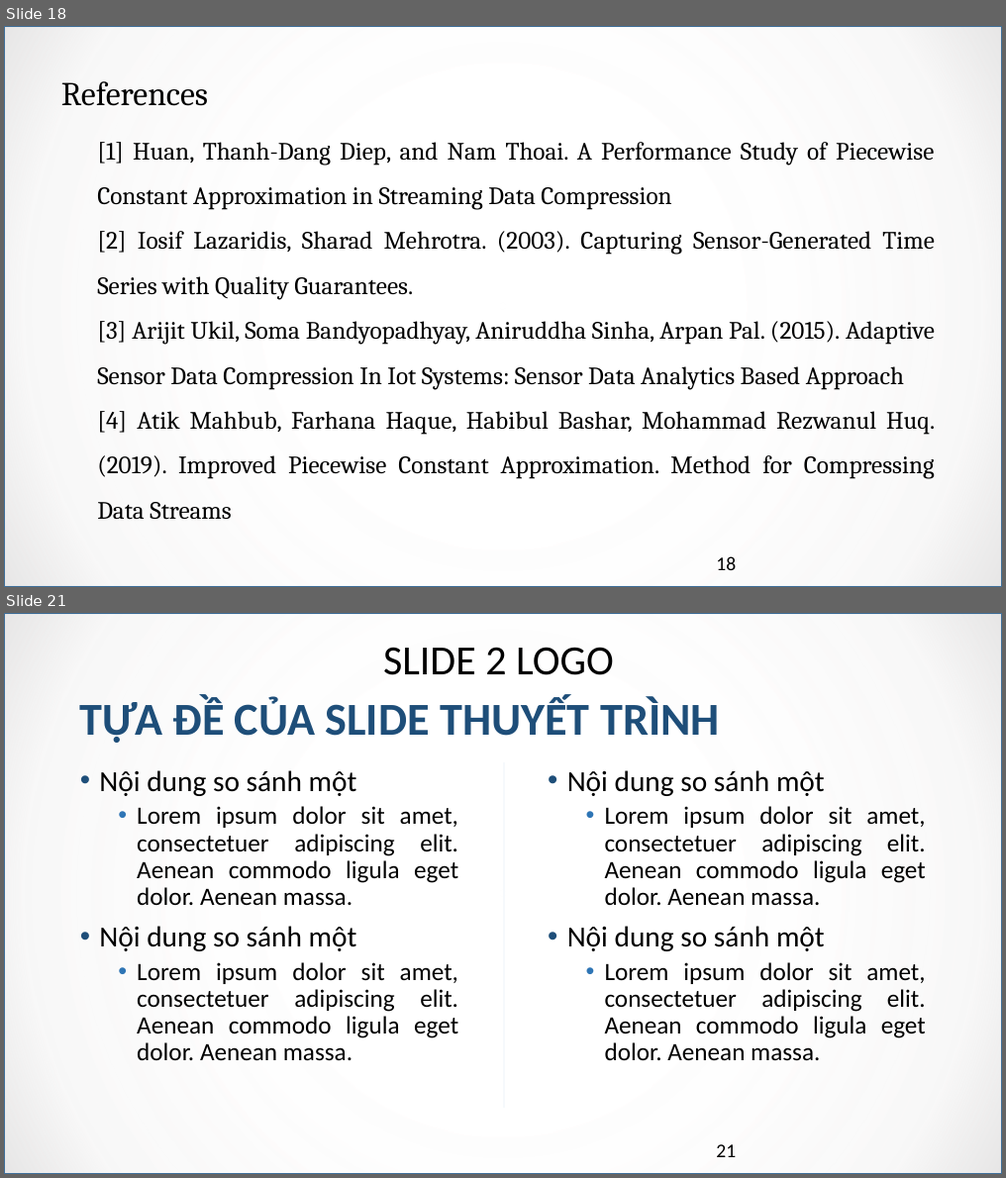
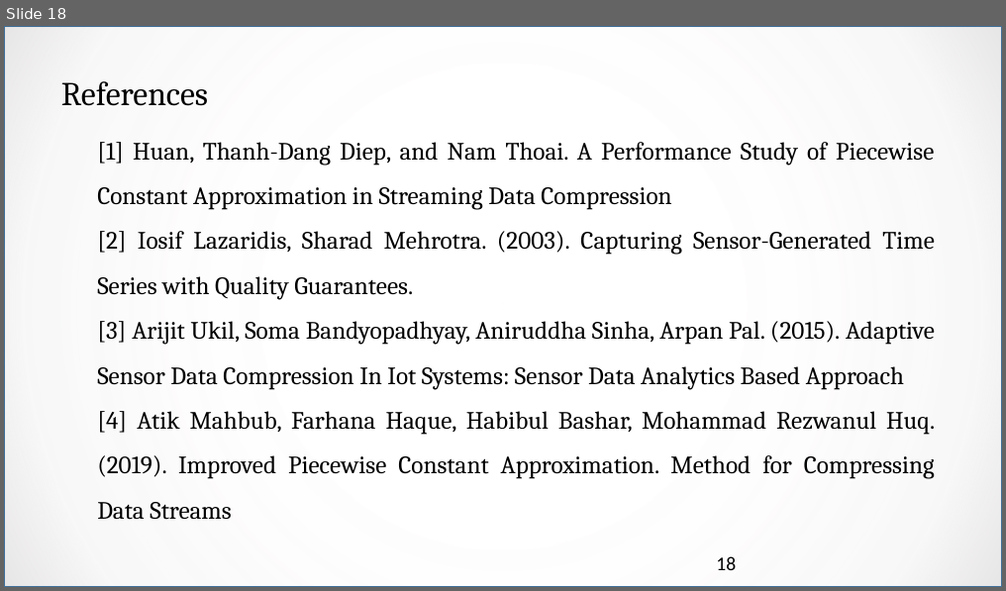
Before and after one commit to AlanPhan04/Multidisciplinary-Project, a slide deck: Midterm Seminar.pptx. Shown one above the other, each under a label of ours: slides 18 and 21 before the commit, slide 18 after it; the slides between them are not shown. The pictures are 1006x1178 and 1006x591 pixels, drawn with LibreOffice and Linux fonts; fonts in the diff are those of the drawing; background and template pictures are left out. Boxes give left, top, right and bottom in pixels: in the first picture for what was removed or moved away, otherwise in the second. Text is boxed around its words. In the diff, an @@ line names an element or a change of style, - is before the commit and + after.

```diff
--- a/Midterm Seminar.pptx
+++ b/Midterm Seminar.pptx
@@ slide 21 removed at (4,613,1002,1174), background picture (left out); not listed: 1 template element that a slide beside it also shows @@
@@ text removed at (383,647,614,675) @@
-SLIDE 2 LOGO
@@ title removed at (80,696,720,743) @@
-TỰA ĐỀ CỦA SLIDE THUYẾT TRÌNH
@@ text removed at (99,770,458,1061) @@
-• Nội dung so sánh một
-  • Lorem ipsum dolor sit amet, consectetuer adipiscing elit. Aenean commodo ligula eget dolor. Aenean massa.
-• Nội dung so sánh một
-  • Lorem ipsum dolor sit amet, consectetuer adipiscing elit. Aenean commodo ligula eget dolor. Aenean massa.
@@ line removed from (504, 762) to (504, 1108) @@
@@ text removed at (567,770,926,1061) @@
-• Nội dung so sánh một
-  • Lorem ipsum dolor sit amet, consectetuer adipiscing elit. Aenean commodo ligula eget dolor. Aenean massa.
-• Nội dung so sánh một
-  • Lorem ipsum dolor sit amet, consectetuer adipiscing elit. Aenean commodo ligula eget dolor. Aenean massa.
@@ page number removed at (716,1145,736,1157) @@
-21
```
Also in this commit, not shown: 4 other slides removed, 1 other file.
